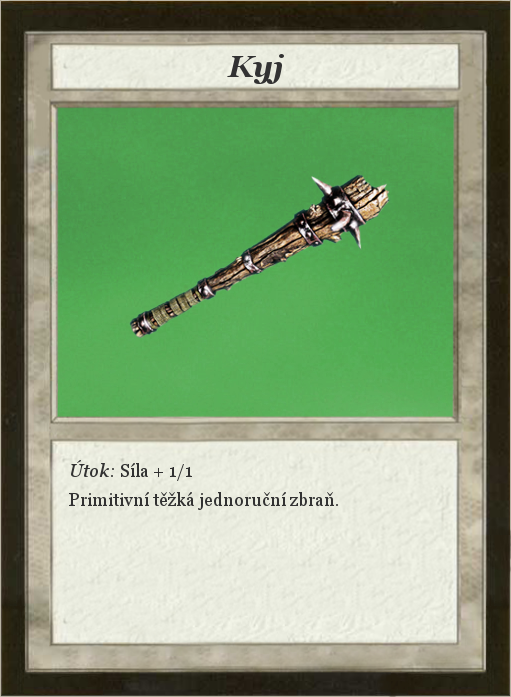
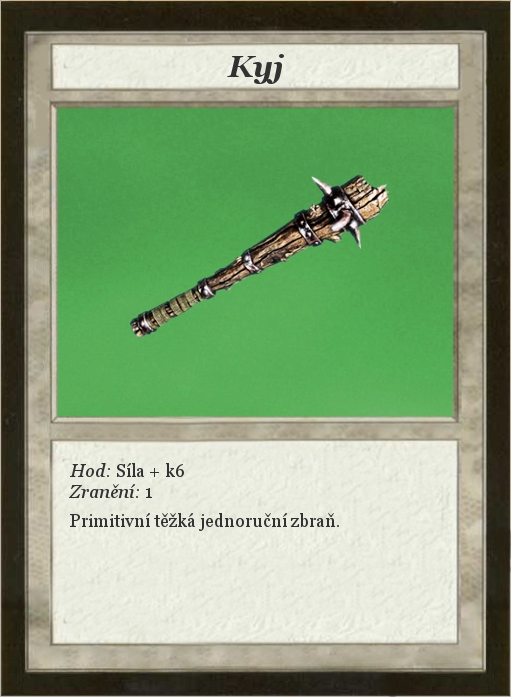
Layer changes from the first 511 × 697 image to the second:
renamed "Útok: Síla + 1/1 ..." to "Hod: Síla + k6 ...", painted on it over (x1=69, y1=460, x2=339, y2=531)
